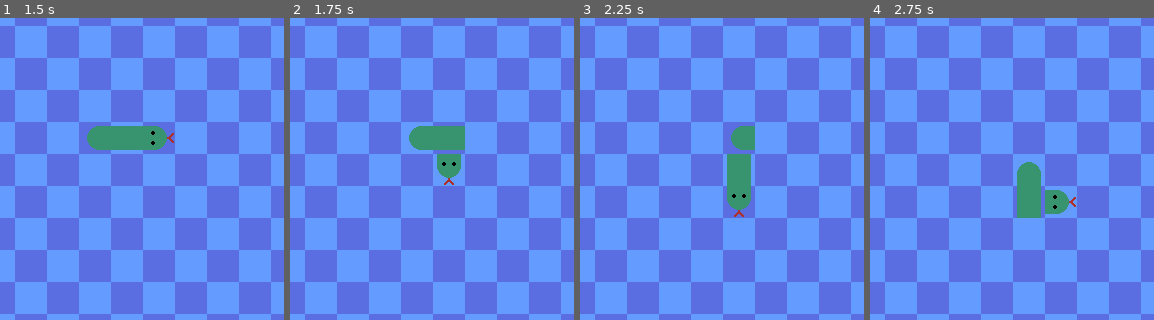
Above: before the commit, frames 1-4 (left to right).
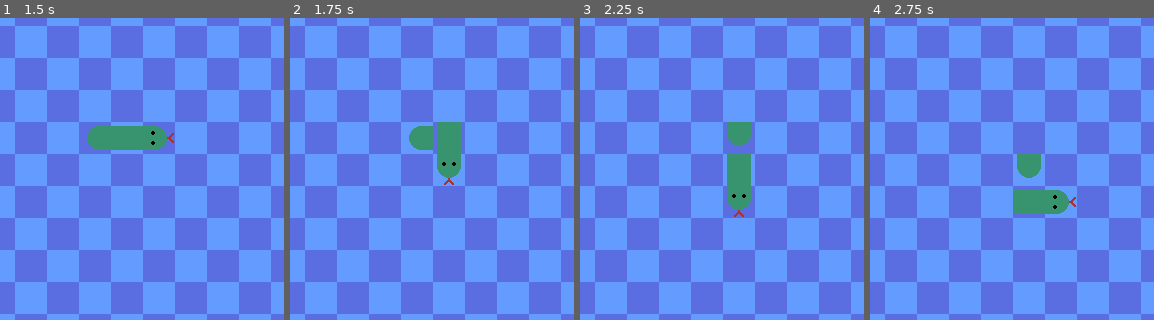
Above: after the commit, the same moments.

Repository: conor-wilson/snake
Game: Godot game, scene res://scenes/snake.tscn
Same seed, same stepped clock (60 frames per second), same inputs: the game is played once before the commit and once after it.
Inputs:
- Up to frame 1 (1.5 s): tap Enter at 0.5 s; hold Right (move_right) 0.53-1.28 s; hold Down (move_down) from 1.28 s (still down)
- Up to frame 2 (1.75 s): keep holding Down (move_down)
- Up to frame 3 (2.25 s): tap Space at 2 s; release Down (move_down) at 2.03 s; hold Right (move_right) from 2.03 s (still down)
- Up to frame 4 (2.75 s): keep holding Right (move_right)
The pictures show only the part of the screen within x 42-92%, y 36-86%; the shares and areas given below are measured in that part.

Frame 1 is identical in both runs. In frame 2, 0.4% of the frame differs, in the area x 50-62%, y 34-46%; in frame 3, 0.4%; in frame 4, 1.0%, in the area x 50-62%, y 45-67%.

Commit message:
Moved responsibility for tracking alt ids to snake_tile.gd

Diff:
--- a/scenes/snake.gd
+++ b/scenes/snake.gd
@@ -39,6 +39,7 @@
 func renderSnakeUpdate(oldTailCoords: Vector2i = Vector2i(-1,-1)):
 
 	snakeTiles[1].set_atlas_coords("body")
+	snakeTiles[1].set_alt_id("body", direction, direction)
 	snakeTiles[snakeTiles.size()-1].set_atlas_coords("tail")
 
 	erase_cell(1, oldTailCoords)
@@ -104,64 +105,26 @@
 
 # TODO: Descriptor
 func set_head_cell(snake_tile : SnakeTile):
-	var altID = cardinal_to_alt_id(snake_tile.get_front_dir())
-	set_cell(1, snake_tile.get_coords(), 0, snake_tile.get_atlas_coords(), altID)
+	set_cell(1, snake_tile.get_coords(), 0, snake_tile.get_atlas_coords(), snake_tile.get_alt_id())
 
 # TODO: Descriptor
 func set_body_cell(snake_tile : SnakeTile):
-
-	var vSum = snake_tile.get_front_dir()+snake_tile.get_back_dir()
-
-	if vSum.length() == 0 || vSum.length() == 2:
-		# The direction vectors are the same or exactly opposite. This must be a straight body tile.
-		var altID = cardinal_to_alt_id(snake_tile.get_front_dir())
-		set_cell(1, snake_tile.get_coords(), 0, snake_tile.get_atlas_coords(), (altID-1)%2+1)
-	else:
-		# The direction vectors are not opposite. This must be a corner body tile.
-		var altID = cardinal_to_corner_alt_id(vSum)
-		set_cell(1, snake_tile.get_coords(), 0, snake_tile.get_atlas_coords(), altID)
+#
+	#var vSum = snake_tile.get_front_dir()+snake_tile.get_back_dir()
+	#
+	#if vSum.length() == 0 || vSum.length() == 2:
+		## The direction vectors are the same or exactly opposite. This must be a straight body tile.
+		#set_cell(1, snake_tile.get_coords(), 0, snake_tile.get_atlas_coords(), (snake_tile.get_alt_id()-1)%2+1)
+	#else:
+		## The direction vectors are not opposite. This must be a corner body tile.
+		set_cell(1, snake_tile.get_coords(), 0, snake_tile.get_atlas_coords(), snake_tile.get_alt_id())
 
 # TODO: Descriptor
 func set_tail_cell(snake_tile : SnakeTile):
-	var altID = cardinal_to_alt_id(snake_tile.get_front_dir())
-	set_cell(1, snake_tile.get_coords(), 0, snake_tile.get_atlas_coords(), altID)
+	set_cell(1, snake_tile.get_coords(), 0, snake_tile.get_atlas_coords(), snake_tile.get_alt_id())
 
 # TODO: Descriptor
 func set_apple_cell():
 	# TODO: make sure apple doesn't spawn on snake tile
 	var coords = Vector2i(randi_range(2,17), randi_range(2,17))
 	set_cell(1, coords, 0, Vector2(2,1))
-
-# TODO: Descriptor
-func cardinal_to_alt_id(direction: Vector2) -> int:
-
-	var altID = 0
-	if direction.angle() == Vector2.UP.angle():
-		altID = 1
-	elif direction.angle() == Vector2.RIGHT.angle():
-		altID = 2
-	elif direction.angle() == Vector2.DOWN.angle():
-		altID = 3
-	elif direction.angle() == Vector2.LEFT.angle():
-		altID = 4
-	else:
-		print_debug("invalid direction input to cardinal_to_alt_id():", direction)
-
-	return altID
-
-# TODO: Descriptor
-func cardinal_to_corner_alt_id(direction: Vector2) -> int:
-
-	var altID = 0
-	if direction.angle() == (Vector2.UP + Vector2.RIGHT).angle():
-		altID = 1
-	elif direction.angle() == (Vector2.RIGHT + Vector2.DOWN).angle():
-		altID = 2
-	elif direction.angle() == (Vector2.DOWN + Vector2.LEFT).angle():
-		altID = 3
-	elif direction.angle() == (Vector2.LEFT + Vector2.UP).angle():
-		altID = 4
-	else:
-		print_debug("invalid direction input to cardinal_to_corner_alt_id():", direction)
-
-	return altID
--- a/scenes/snake_tile.gd
+++ b/scenes/snake_tile.gd
@@ -4,8 +4,7 @@
 
 var coords       : Vector2i
 var atlas_coords : Vector2i
-var front_dir    : Vector2
-var back_dir     : Vector2
+var alt_id       : int
 
 # The atlas coordinates of each snake tile type
 const HEAD_ATLAS     = Vector2i(3,0)
@@ -17,9 +16,9 @@
 func _init(type:String, coords:Vector2i, front_dir:Vector2, back_dir:Vector2):
 	set_atlas_coords(type)
 	self.coords = coords
-	self.front_dir = front_dir
-	self.back_dir = back_dir
+	set_alt_id(type, front_dir, back_dir)
 
+# TODO: Discriptor
 func set_atlas_coords(type:String):
 	match type:
 		"head":
@@ -31,14 +30,52 @@
 		_:
 			print_debug("unknown snake tile type string", type)
 
+# TODO: Descriptor
+func set_alt_id(type:String, front_dir:Vector2, back_dir:Vector2):
+	self.alt_id = cardinal_to_alt_id(front_dir)
+
+	if type == "body":
+		self.alt_id = (alt_id-1)%2+1
+
+# TODO: Descriptor
+func cardinal_to_alt_id(direction: Vector2) -> int:
+
+	var altID = 0
+	if direction.angle() == Vector2.UP.angle():
+		altID = 1
+	elif direction.angle() == Vector2.RIGHT.angle():
+		altID = 2
+	elif direction.angle() == Vector2.DOWN.angle():
+		altID = 3
+	elif direction.angle() == Vector2.LEFT.angle():
+		altID = 4
+	else:
+		print_debug("invalid direction input to cardinal_to_alt_id():", direction)
+
+	return altID
+
+# TODO: Descriptor
+func cardinal_to_corner_alt_id(direction: Vector2) -> int:
+
+	var altID = 0
+	if direction.angle() == (Vector2.UP + Vector2.RIGHT).angle():
+		altID = 1
+	elif direction.angle() == (Vector2.RIGHT + Vector2.DOWN).angle():
+		altID = 2
+	elif direction.angle() == (Vector2.DOWN + Vector2.LEFT).angle():
+		altID = 3
+	elif direction.angle() == (Vector2.LEFT + Vector2.UP).angle():
+		altID = 4
+	else:
+		print_debug("invalid direction input to cardinal_to_corner_alt_id():", direction)
+
+	return altID
+
 func get_atlas_coords() -> Vector2i:
 	return atlas_coords
 
 func get_coords() -> Vector2i:
 	return coords
 
-func get_front_dir() -> Vector2:
-	return front_dir
-
-func get_back_dir() -> Vector2:
-	return back_dir
+func get_alt_id() -> int:
+	return alt_id
